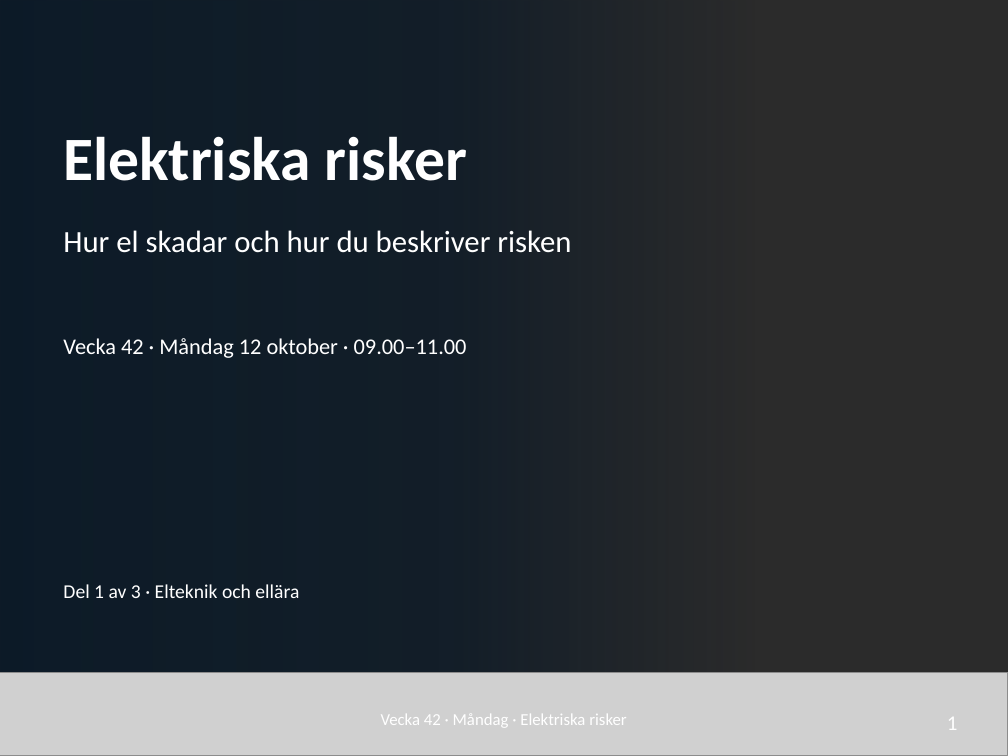
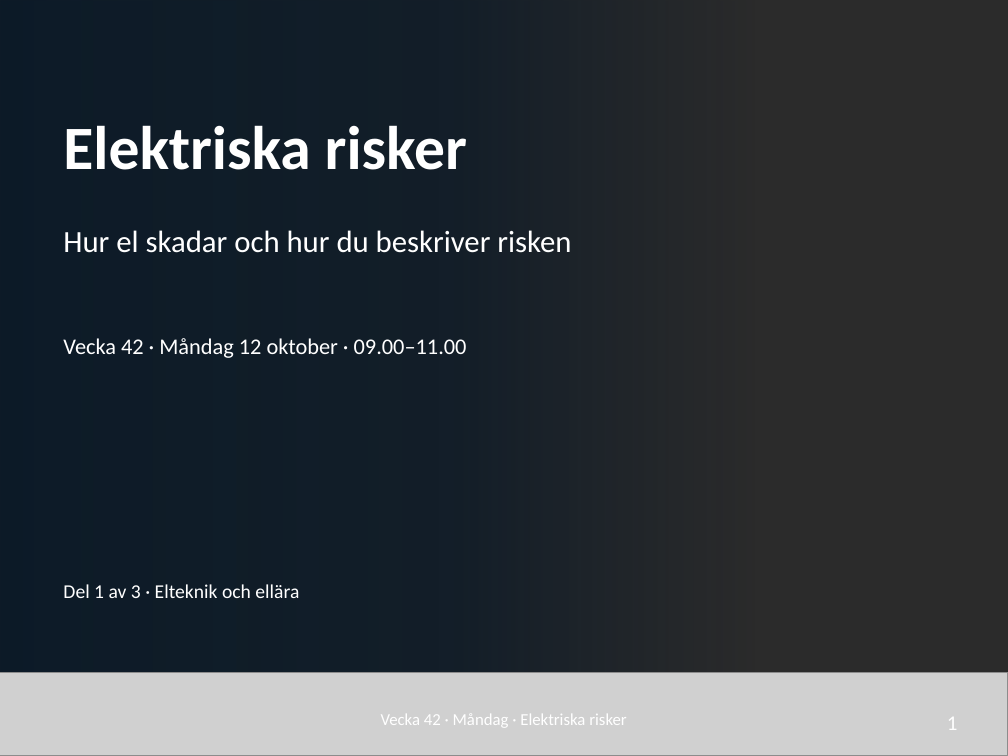
Before and after one commit to nj22az/nj22az.github.io, a slide deck: slide 1 of sjoskolan/vecka-42/aktuell/v42_01_Elektriska_risker_elev.pptx. Drawn at 1008x756 pixels with LibreOffice and Linux fonts; fonts in the diff are those of the drawing; grey boxes stand for pictures; background and template pictures are left out; a plain dark background stands for a picture behind light text. Boxes give left, top, right and bottom in pixels: in the first picture for what was removed or moved away, otherwise in the second. Text is boxed around its words. In the diff, an @@ line names an element or a change of style, - is before the commit and + after.

```diff
--- a/sjoskolan/vecka-42/aktuell/v42_01_Elektriska_risker_elev.pptx
+++ b/sjoskolan/vecka-42/aktuell/v42_01_Elektriska_risker_elev.pptx
@@ text "Elektriska risker" at [63, 125, 467, 170]: line spacing 1.08 to 0.95 @@
```
Also in this commit, not shown: 57 other files.
